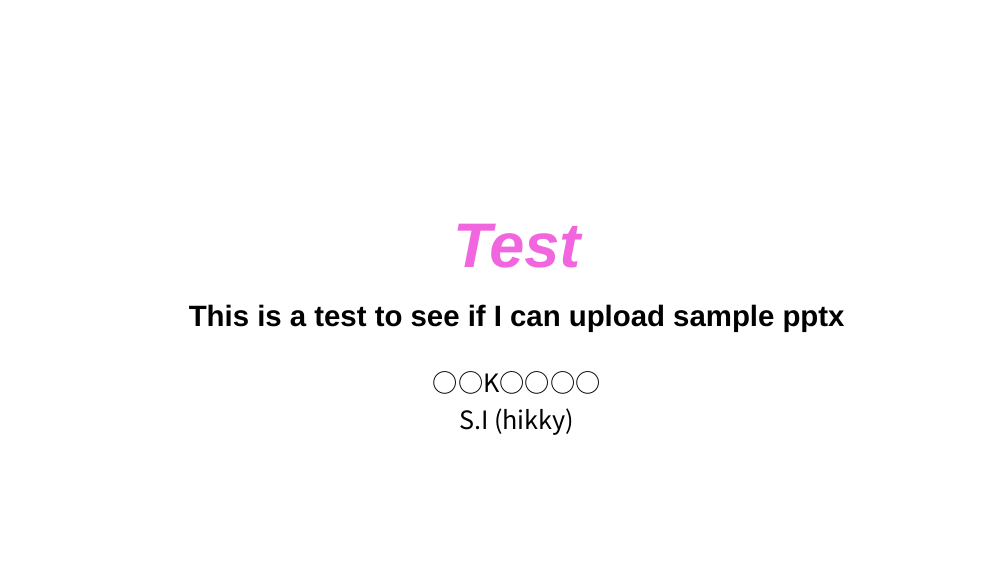
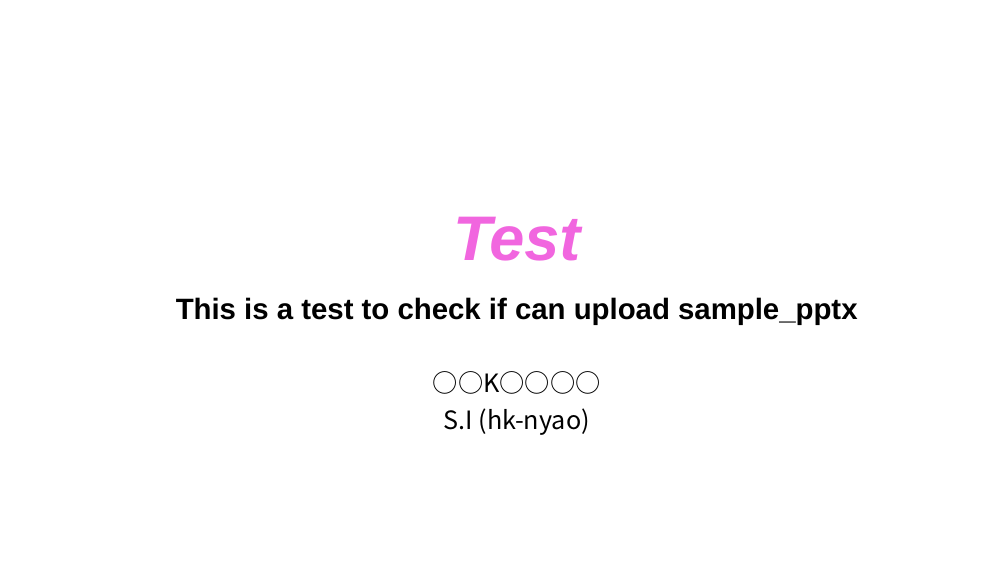
Before and after one commit to Tomdemort/SugChat, a slide deck: slide 1 of doc/day5/test-S_I.pptx. Drawn at 1008x567 pixels with LibreOffice and Linux fonts; fonts in the diff are those of the drawing. Boxes give left, top, right and bottom in pixels: in the first picture for what was removed or moved away, otherwise in the second. Text is boxed around its words. In the diff, an @@ line names an element or a change of style, - is before the commit and + after.

Commit message:
add sample pptx.

```diff
--- a/doc/day5/test-S_I.pptx
+++ b/doc/day5/test-S_I.pptx
@@ title at <box>176,216,858,325</box>: text changed @@
-Test
-This is a test to see if I can upload sample pptx
+Test
+This is a test to check if can upload sample_pptx
@@ subtitle at <box>444,408,590,435</box>: text changed @@
-S.I (hikky)
+S.I (hk-nyao)
```
